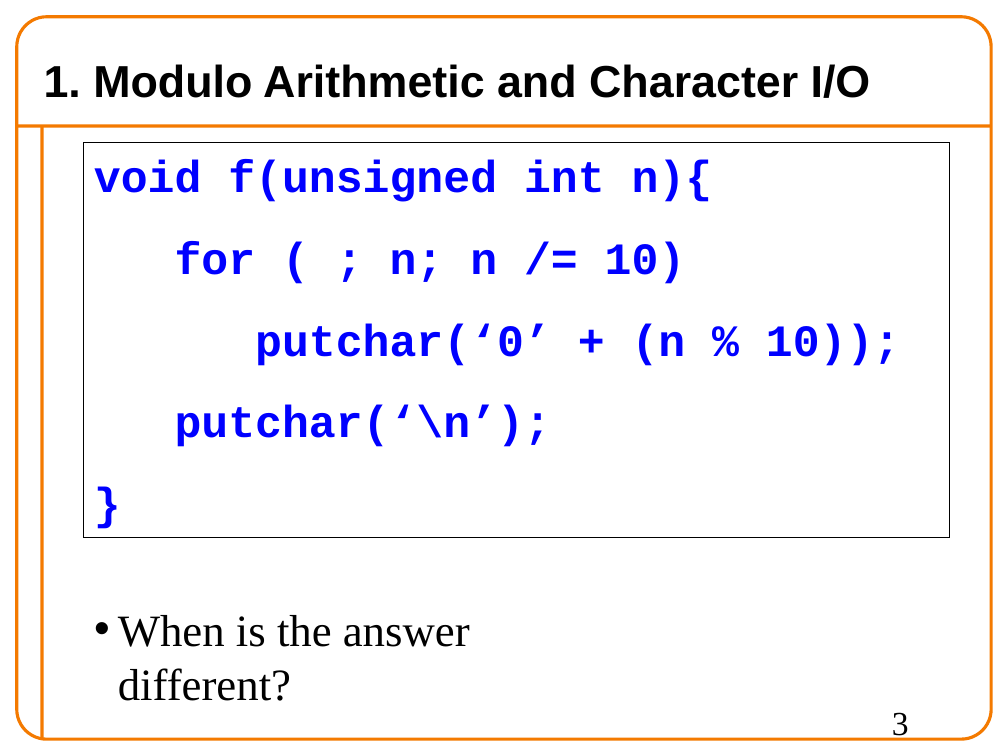
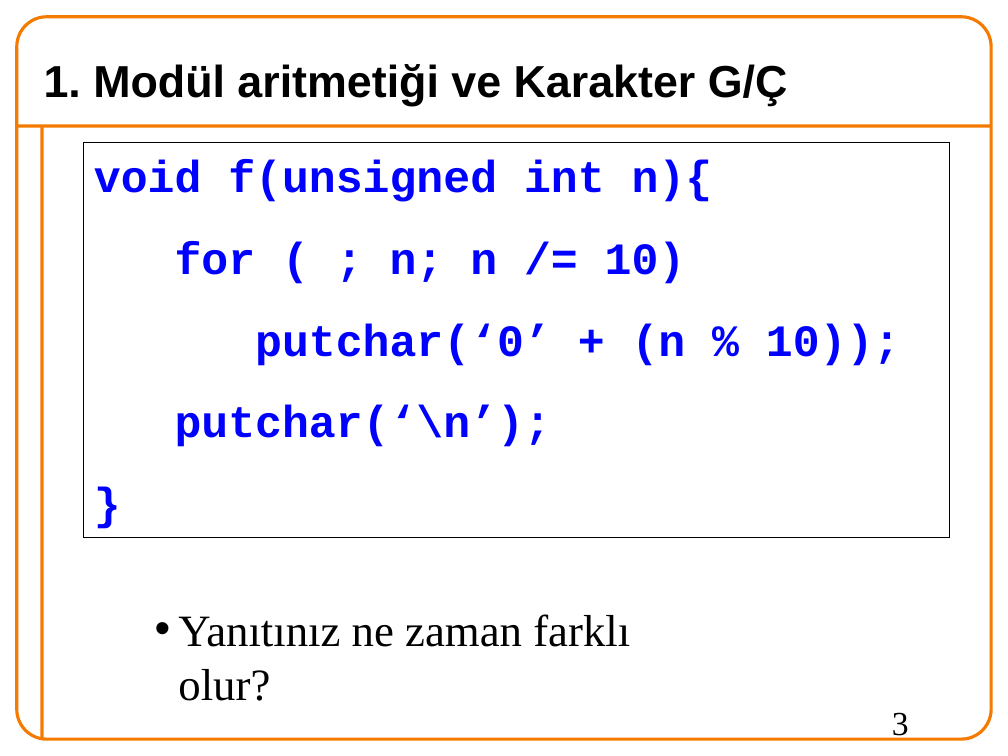
Before and after one commit to 19ceng/ceng201pro, a slide deck: slide 3 of 11mid.odp. Drawn at 1008x756 pixels with LibreOffice and Linux fonts; fonts in the diff are those of the drawing; background and template pictures are left out. Boxes give left, top, right and bottom in pixels: in the first picture for what was removed or moved away, otherwise in the second. Text is boxed around its words. In the diff, an @@ line names an element or a change of style, - is before the commit and + after.

```diff
--- a/11mid.odp
+++ b/11mid.odp
@@ title at (x1=44, y1=64, x2=788, y2=106): text changed @@
-1. Modulo Arithmetic and Character I/O
+1. Modül aritmetiği ve Karakter G/Ç
@@ text removed at (x1=118, y1=615, x2=470, y2=701) @@
-• When is the answer different?
@@ text added at (x1=178, y1=614, x2=630, y2=701), 32 pt, text #000000 @@
+• Yanıtınız ne zaman farklı olur?
```
Also in this commit, not shown: 10 other slides changed, 5 slides added, 6 slides removed, 5 other files.
